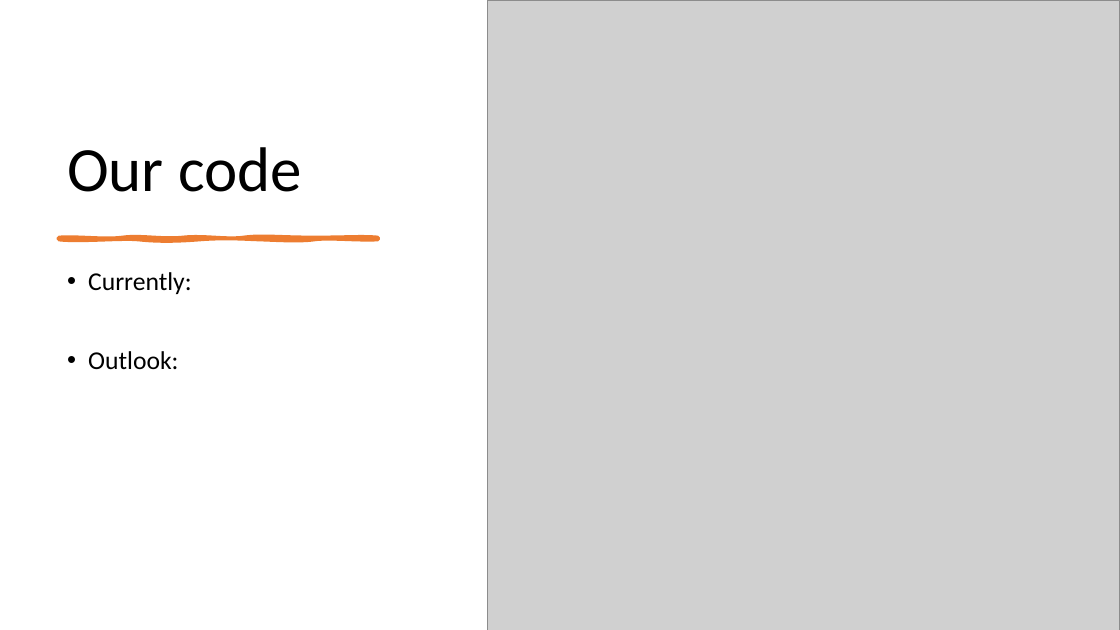
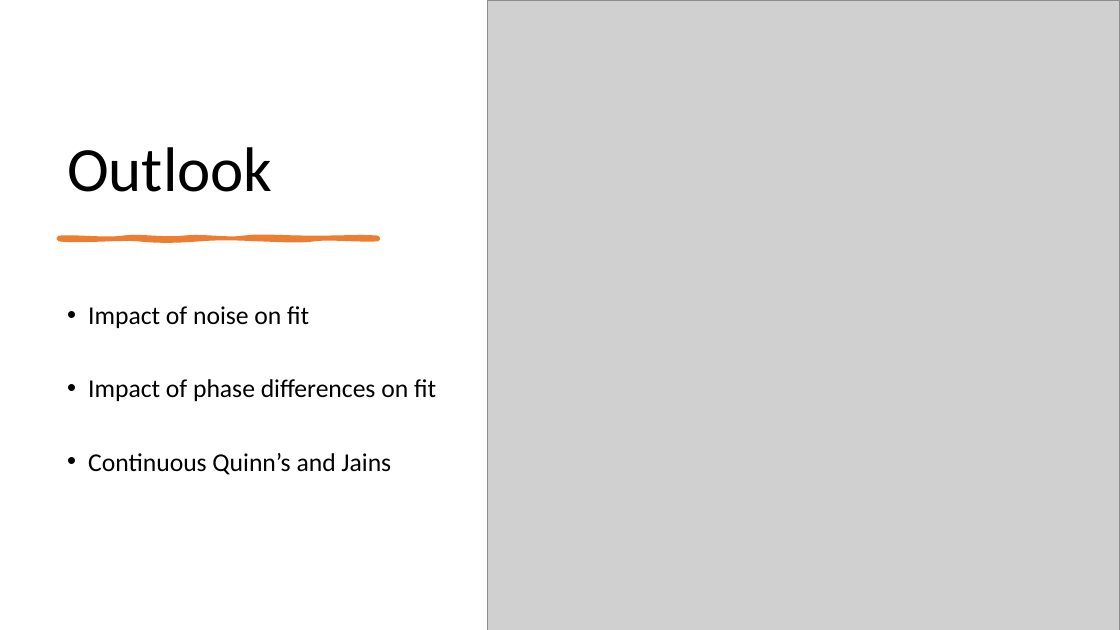
Before and after one commit to Sibeng32/Saban-Caliskan-Fourier-Analysis, a slide deck: slide 9 of Verbeterde Powerpoint Fourier Analysis.pptx. Drawn at 1120x630 pixels with LibreOffice and Linux fonts; fonts in the diff are those of the drawing; grey boxes stand for pictures. Boxes give left, top, right and bottom in pixels: in the first picture for what was removed or moved away, otherwise in the second. Text is boxed around its words. In the diff, an @@ line names an element or a change of style, - is before the commit and + after.

```diff
--- a/Verbeterde Powerpoint Fourier Analysis.pptx
+++ b/Verbeterde Powerpoint Fourier Analysis.pptx
@@ title at box(67, 147, 272, 192): text changed @@
-Our code
+Outlook
@@ text at box(88, 306, 436, 475): text changed @@
-• Currently:
-• Outlook:
+• Impact of noise on fit
+• Impact of phase differences on fit
+• Continuous Quinn’s and Jains
```
Also in this commit, not shown: 5 other slides changed, 1 other file.
